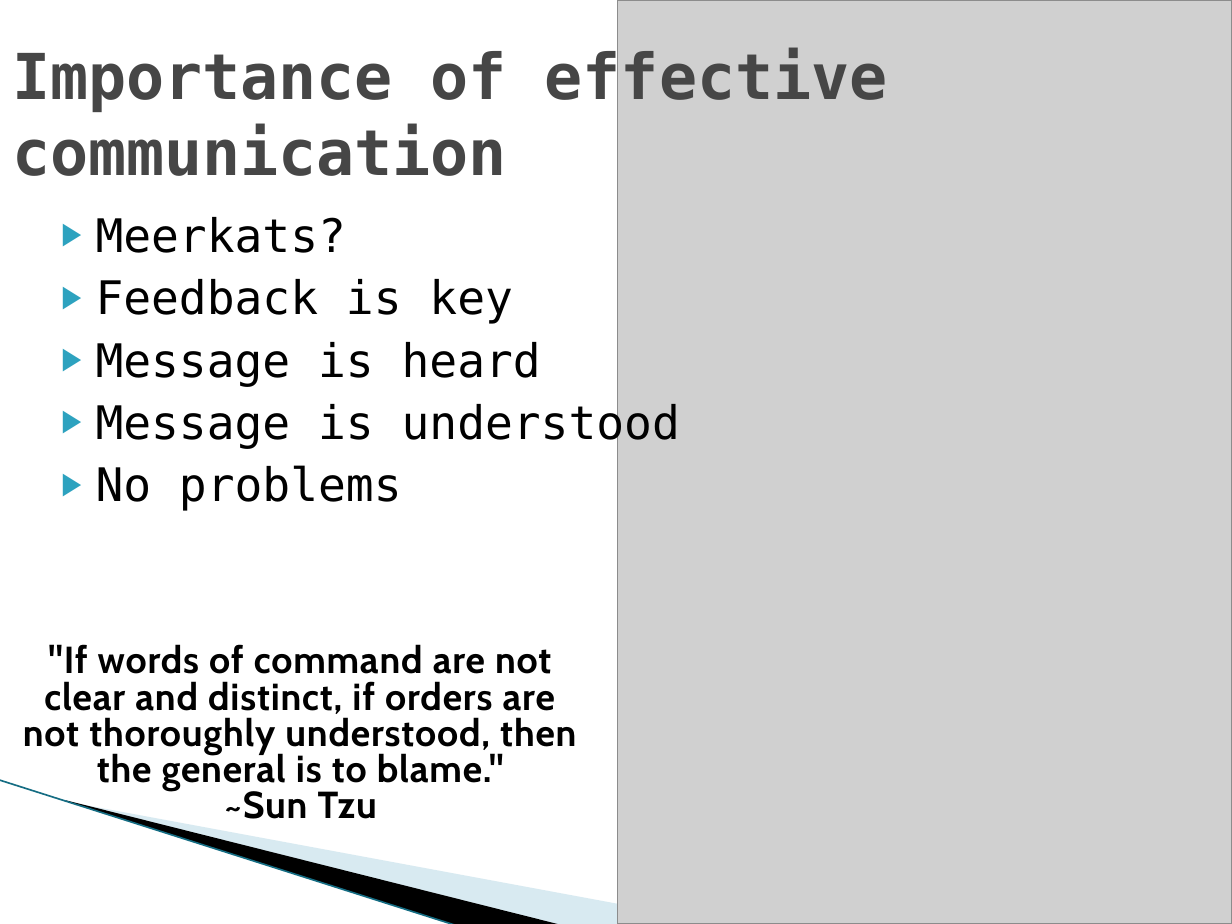
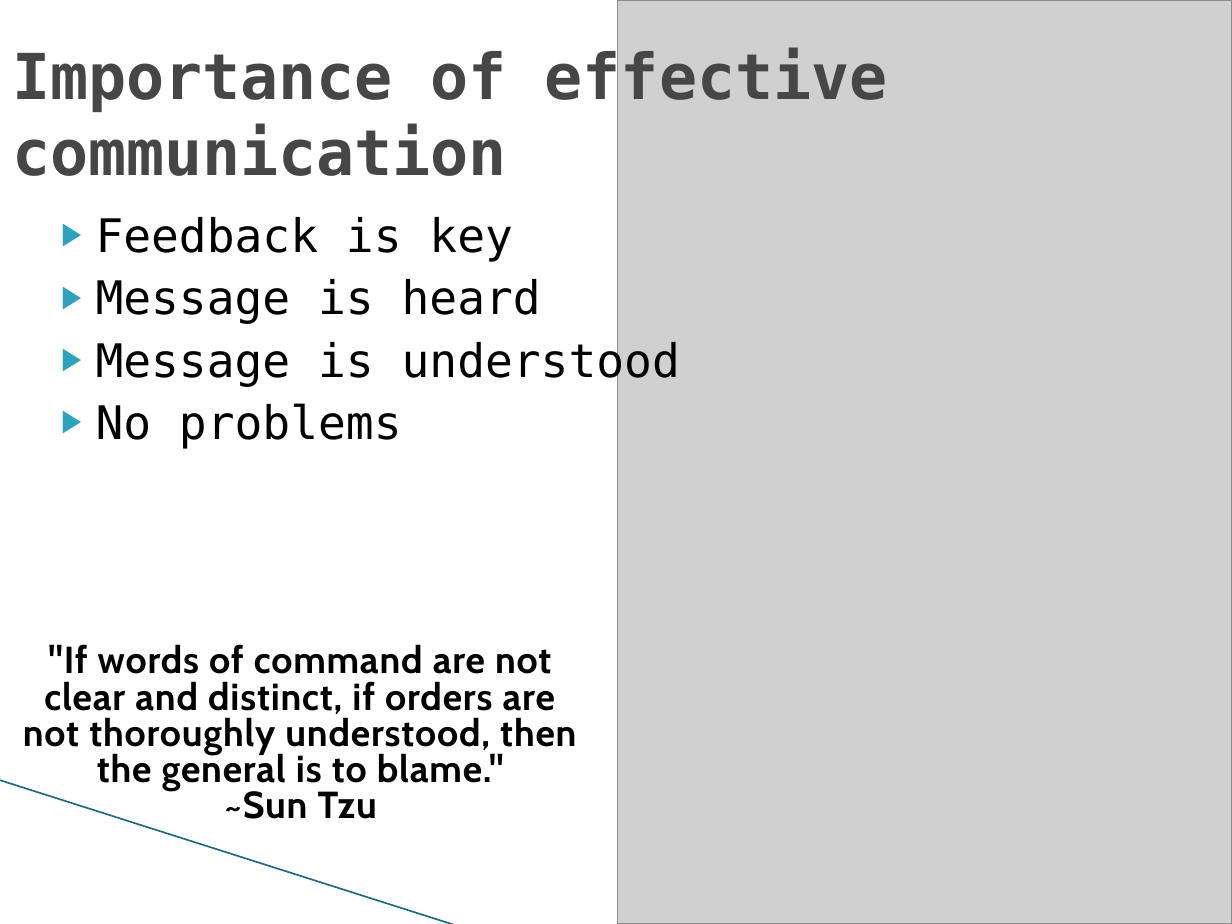
Before and after one commit to CrazeeIvan/Communications, a slide deck: slide 5 of Presentation Skills.odp. Drawn at 1232x924 pixels with LibreOffice and Linux fonts; fonts in the diff are those of the drawing; grey boxes stand for pictures; background and template pictures are left out. Boxes give left, top, right and bottom in pixels: in the first picture for what was removed or moved away, otherwise in the second. Text is boxed around its words. In the diff, an @@ line names an element or a change of style, - is before the commit and + after.

```diff
--- a/Presentation Skills.odp
+++ b/Presentation Skills.odp
@@ text at <box>96,217,346,253</box>: paragraph removed @@
-▶ Meerkats?
@@ freeform shape removed at <box>65,800,563,924</box> @@
@@ freeform shape removed at <box>68,801,733,924</box> @@
```
Also in this commit, not shown: 12 other slides changed, 1 slide removed.
